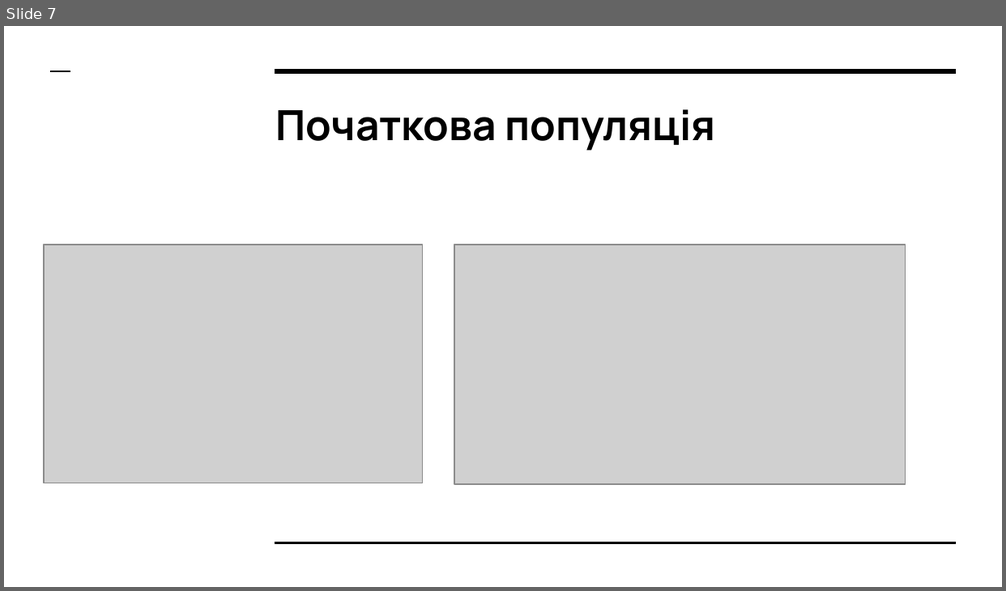
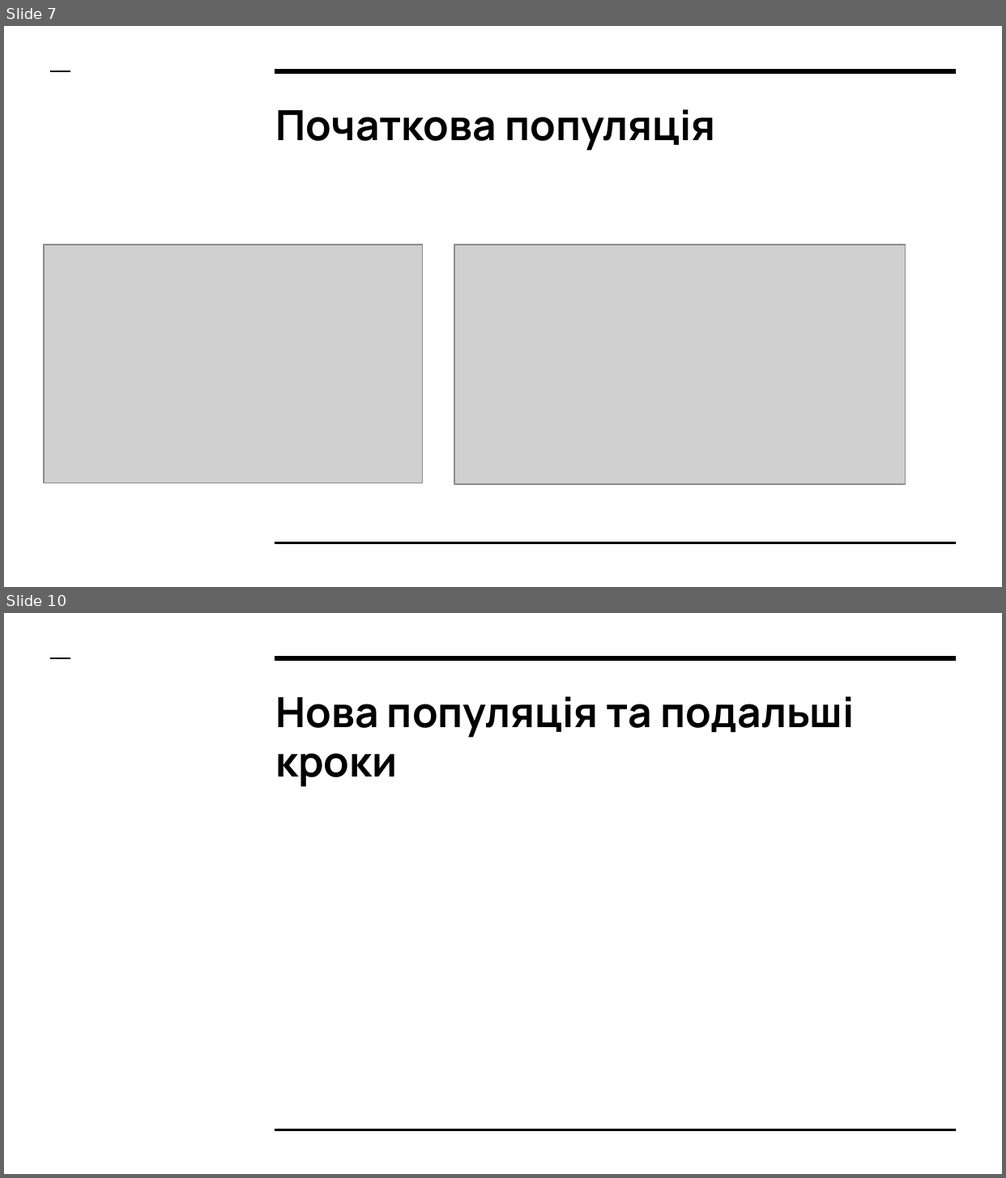
Before and after one commit to GennadyBerezinsky/kursach_do, a slide deck: Задача Ноя.pptx. Shown one above the other, each under a label of ours: slide 7 before the commit, slides 7 and 10 after it; the slides between them are not shown. The pictures are 1006x591 and 1006x1178 pixels, drawn with LibreOffice and Linux fonts; fonts in the diff are those of the drawing; grey boxes stand for pictures. Boxes give left, top, right and bottom in pixels: in the first picture for what was removed or moved away, otherwise in the second. Text is boxed around its words. In the diff, an @@ line names an element or a change of style, - is before the commit and + after.

```diff
--- a/Задача Ноя.pptx
+++ b/Задача Ноя.pptx
@@ slide 10 added at (4,613,1002,1174), background #FFFFFF; not listed: 3 template elements that a slide beside it also shows @@
@@ title added at (276,696,854,787), 30 pt, text #000000, bold @@
+Нова популяція та подальші кроки
```
Also in this commit, not shown: 15 other slides added, 1 slide removed, 9 other files.
